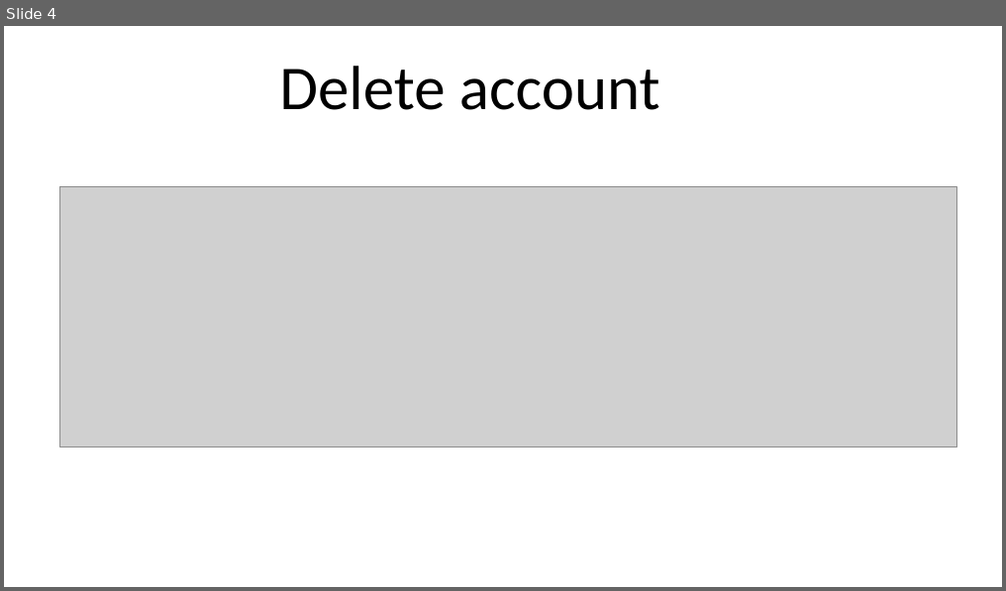
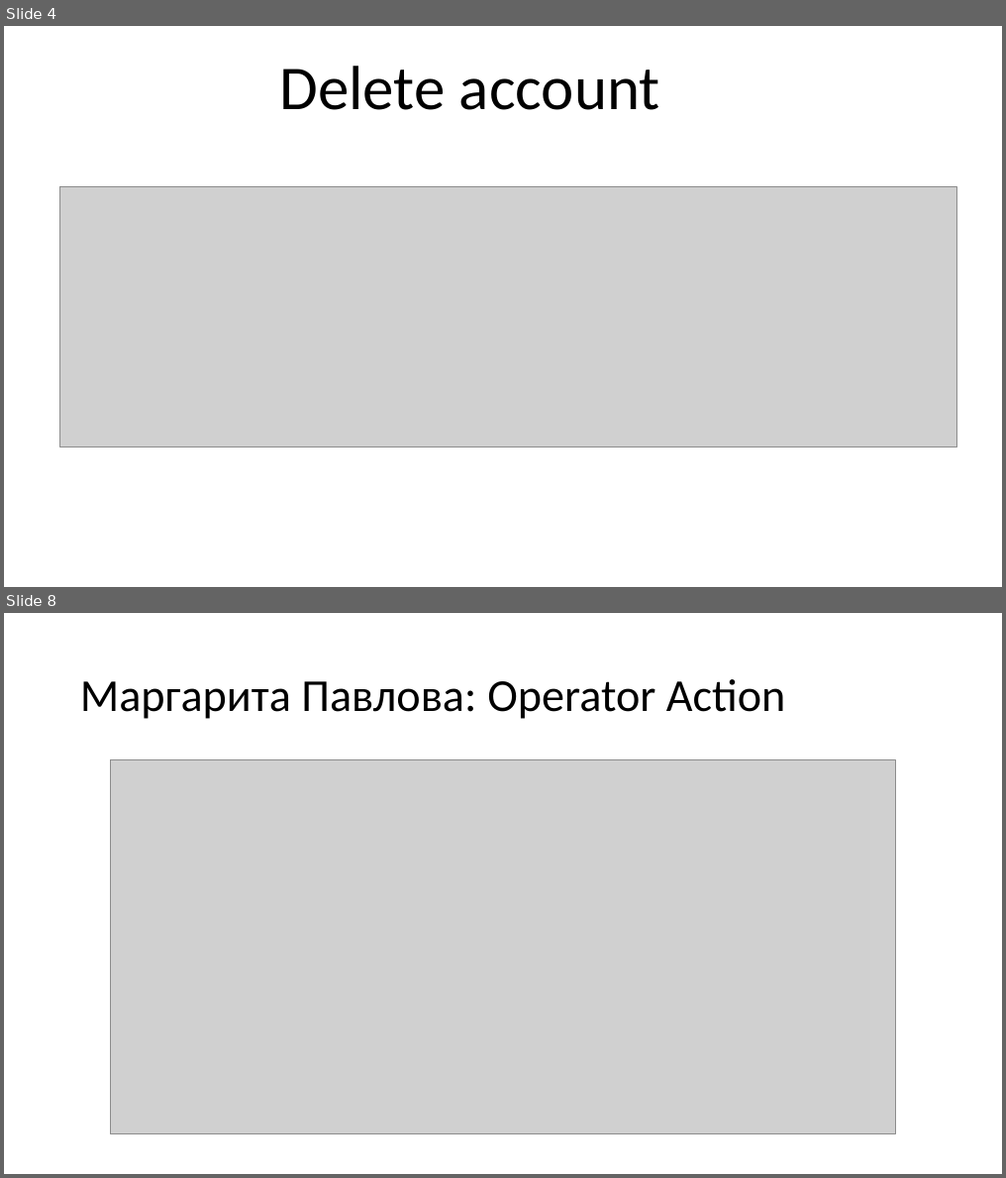
Before and after one commit to maxfirecheetah2/Bank, a slide deck: BankSystem/Presentation.pptx. Shown one above the other, each under a label of ours: slide 4 before the commit, slides 4 and 8 after it; the slides between them are not shown. The pictures are 1006x591 and 1006x1178 pixels, drawn with LibreOffice and Linux fonts; fonts in the diff are those of the drawing; grey boxes stand for pictures. Boxes give left, top, right and bottom in pixels: in the first picture for what was removed or moved away, otherwise in the second. Text is boxed around its words. In the diff, an @@ line names an element or a change of style, - is before the commit and + after.

```diff
--- a/BankSystem/Presentation.pptx
+++ b/BankSystem/Presentation.pptx
@@ slide 8 added at (4,613,1002,1174), background #FFFFFF @@
@@ title added at (80,679,786,719), 44 pt, text #000000 @@
+Маргарита Павлова: Operator Action
@@ picture added at (110,761,896,1135) @@
```
Also in this commit, not shown: 9 other slides added, 1 slide removed.
